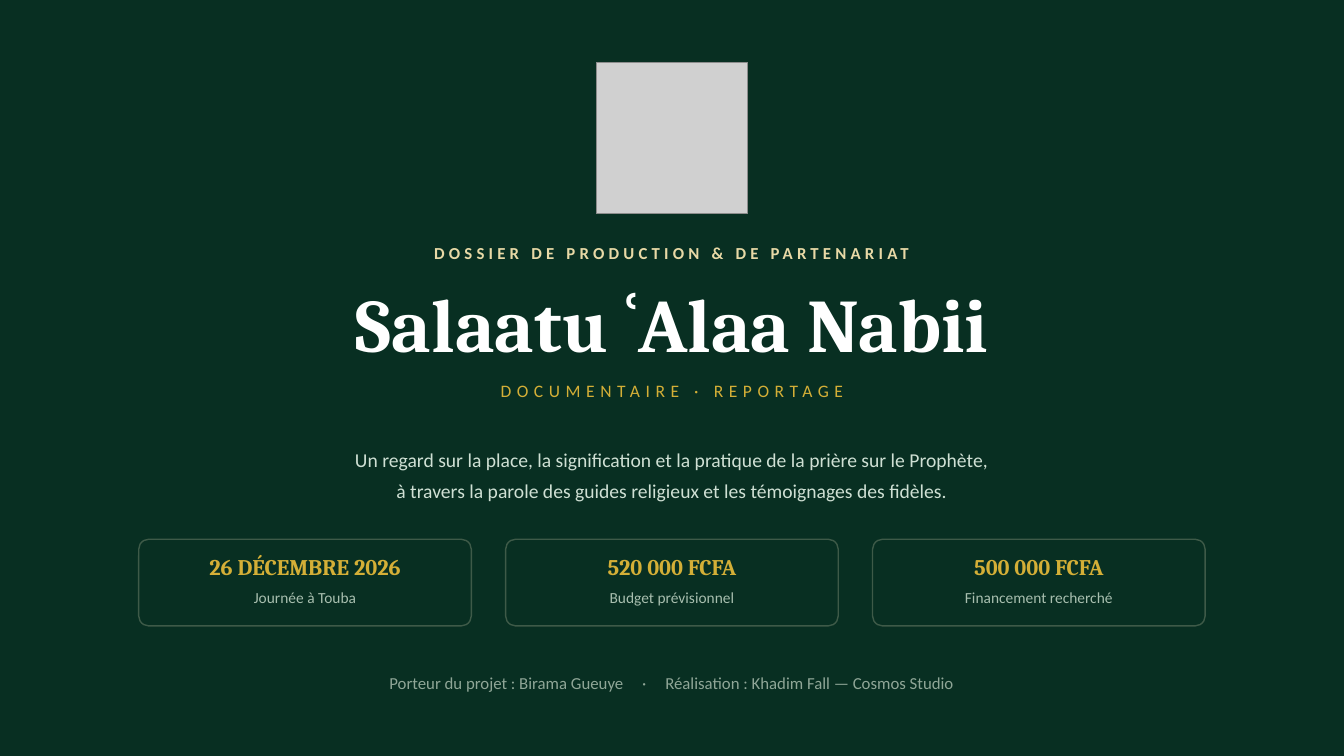
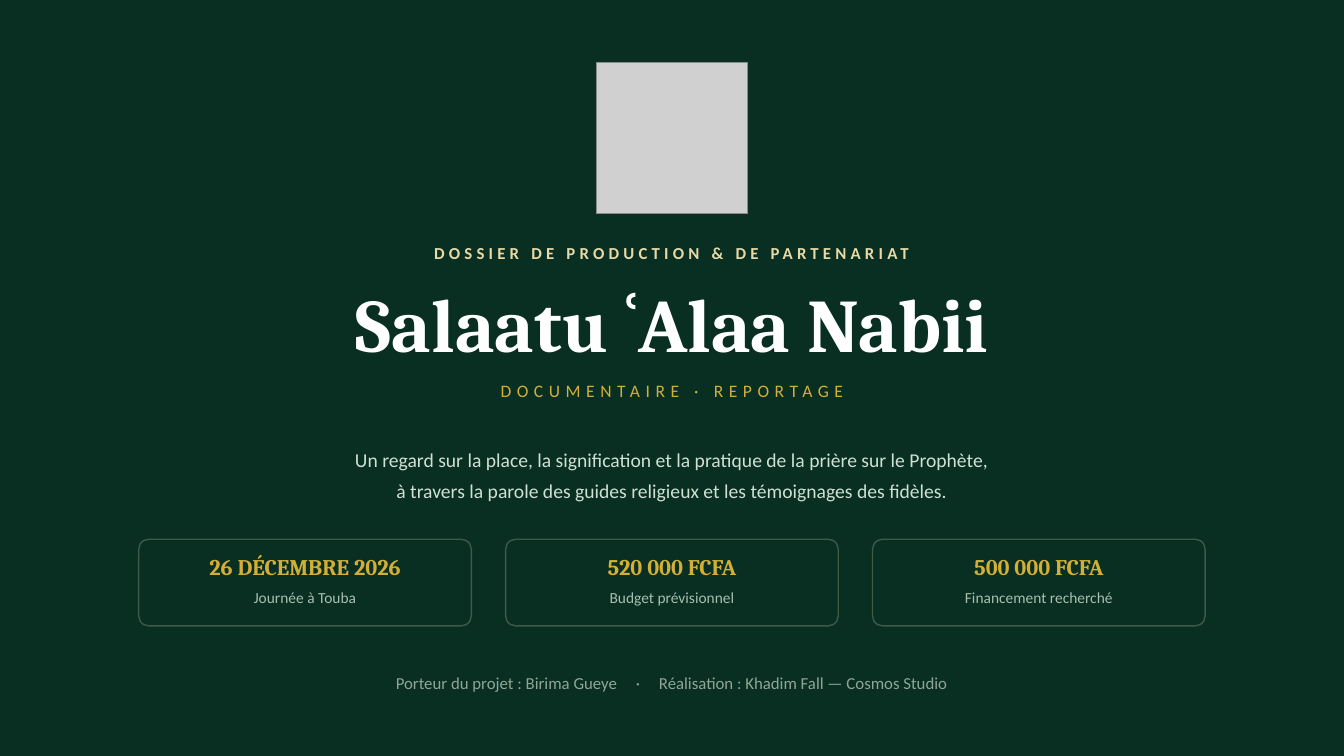
Before and after one commit to papebirima374/ksn-site, a slide deck: slide 1 of public/documents/presentation-salaatu-alaa-nabii.pptx. Drawn at 1344x756 pixels with LibreOffice and Linux fonts; fonts in the diff are those of the drawing; grey boxes stand for pictures. Boxes give left, top, right and bottom in pixels: in the first picture for what was removed or moved away, otherwise in the second. Text is boxed around its words. In the diff, an @@ line names an element or a change of style, - is before the commit and + after.

```diff
--- a/public/documents/presentation-salaatu-alaa-nabii.pptx
+++ b/public/documents/presentation-salaatu-alaa-nabii.pptx
@@ text at box(396, 677, 947, 692): text changed @@
-Porteur du projet : Birama Gueuye · Réalisation : Khadim Fall — Cosmos Studio
+Porteur du projet : Birima Gueye · Réalisation : Khadim Fall — Cosmos Studio
```
Also in this commit, not shown: 2 other slides changed, 2 other files.
